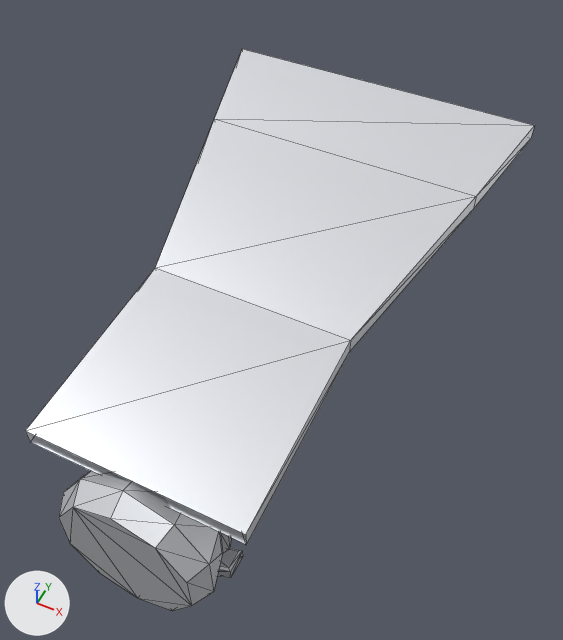
The glTF model client/public/models/armour/cape_cloak.glb, before and after one commit.
One viewpoint serves both versions: a 50 mm lens placed at (0.744, -2.748, 1.922), pointed at (0.033, -1.327, 0.146). The lights are fixed; the arrows at lower left show +X, +Y and +Z. The picture after the commit comes second. Mesh edges are drawn as thin lines. Vertices at exactly the same position are counted once.

The first picture shows 'Cape0', 'Cape1', 'Cape2', 'Torso'.
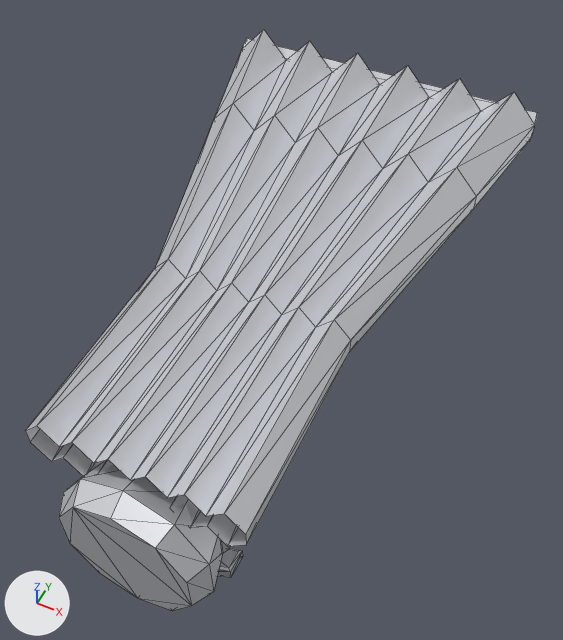
Patch to the scene script:
```diff
--- a/client/public/models/armour/cape_cloak.glb.py
+++ b/client/public/models/armour/cape_cloak.glb.py
@@ me_cape0 @@
 # used by ob_cape0; location = (0.0, 0.0, 0.0)
-me_cape0.from_pydata(...)  # 8 vertices, 8 faces; spans x -0.31..0.31, y -2.06..-1.463, z 0.245..0.338
+me_cape0.from_pydata(...)  # 52 vertices, 52 faces; spans x -0.31..0.31, y -2.06..-1.463, z 0.189..0.394
+# me_cape0 part 1
+# 4 faces are deleted
+# 30 vertices are added at x -0.258..0.258, y -2.06..-1.463, z 0.189..0.351
+# 9 new vertices lie (0.051, 0.0, 0.056) away from vertices in x -0.307..0.207, y -2.06..-1.463, z 0.189..0.338
+# 5 new vertices lie (-0.051, 0.0, 0.056) away from vertices in x -0.207..0.307, y -2.06..-1.463, z 0.189..0.338
+# 48 new faces join them
 me_cape0.materials.append(mat_lightsteel)
@@ me_cape1 @@
 # used by ob_cape1; location = (0.0, 0.0, 0.0)
-me_cape1.from_pydata(...)  # 8 vertices, 8 faces; spans x -0.447..0.447, y -1.463..-0.863, z 0.288..0.438
+me_cape1.from_pydata(...)  # 52 vertices, 52 faces; spans x -0.447..0.447, y -1.463..-0.863, z 0.233..0.519
+# me_cape1 part 2
+# 4 faces are deleted
+# 39 vertices are added at x -0.372..0.372, y -1.463..-0.863, z 0.233..0.519
+# 5 new vertices lie (0.051, 0.0, 0.056) away from vertices in x -0.307..0.102, y -1.463, z 0.338
+# 48 new faces join them
 me_cape1.materials.append(mat_lightsteel)
@@ me_cape2 @@
 # used by ob_cape2; location = (0.0, 0.0, 0.0)
-me_cape2.from_pydata(...)  # 8 vertices, 8 faces; spans x -0.52..0.52, y -0.863..-0.53, z 0.388..0.505
+me_cape2.from_pydata(...)  # 56 vertices, 62 faces; spans x -0.52..0.52, y -0.863..-0.505, z 0.308..0.599
+# me_cape2 part 3
+# 4 faces are deleted
+# 41 vertices are added at x -0.515..0.515, y -0.863..-0.505, z 0.308..0.599
+# 7 new vertices lie (0.087, 0.0, 0.094) away from vertices in x -0.52..0.26, y -0.53, z 0.361..0.505
+# 58 new faces join them
 me_cape2.materials.append(mat_lightsteel)
```

Boxes (x1, y1, x2, y2) around the edits, measured in the pictures (563 x 640 px):
'Cape0', reshaped: before (26, 268, 351, 545); after (26, 260, 351, 546)
'Cape1', reshaped (6% taller): before (155, 119, 476, 351); after (155, 104, 476, 351)
'Cape2', reshaped (12% taller): before (215, 49, 535, 209); after (215, 29, 537, 209)
part 1 of me_cape0, built on: before (26, 268, 350, 544); after (26, 260, 350, 546)
part 2 of me_cape1, built on: before (155, 119, 476, 340); after (155, 104, 476, 340)
part 3 of me_cape2, built on: before (215, 49, 535, 196); after (215, 29, 537, 196)
